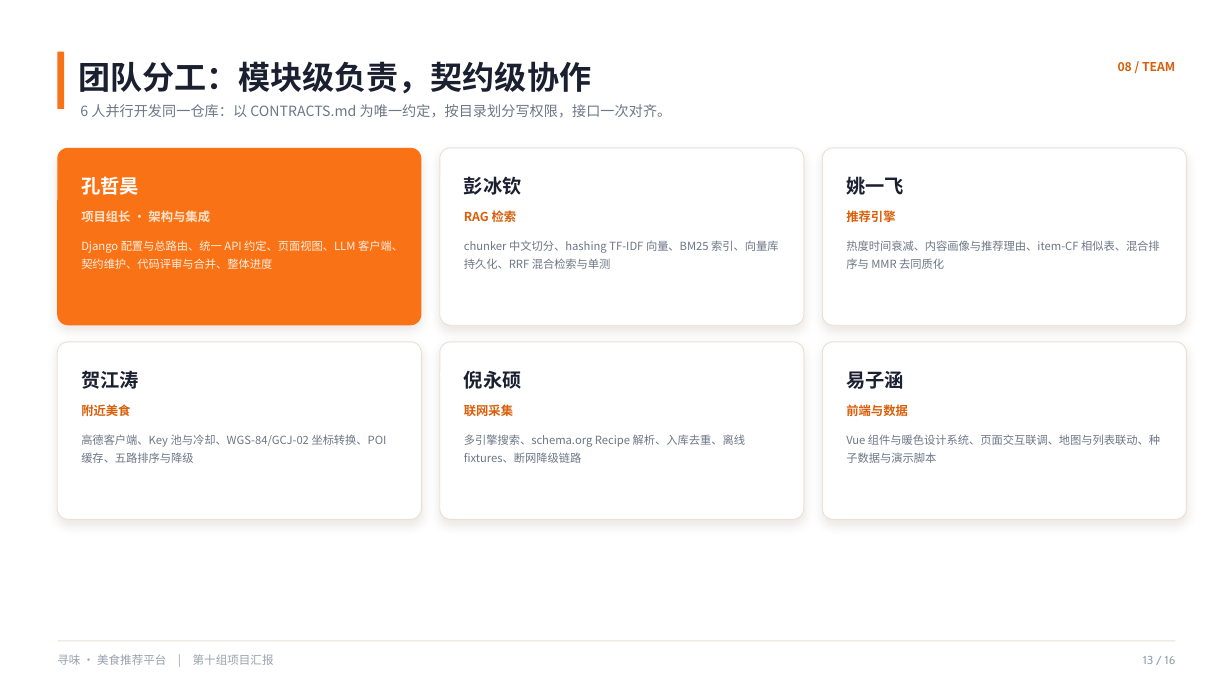
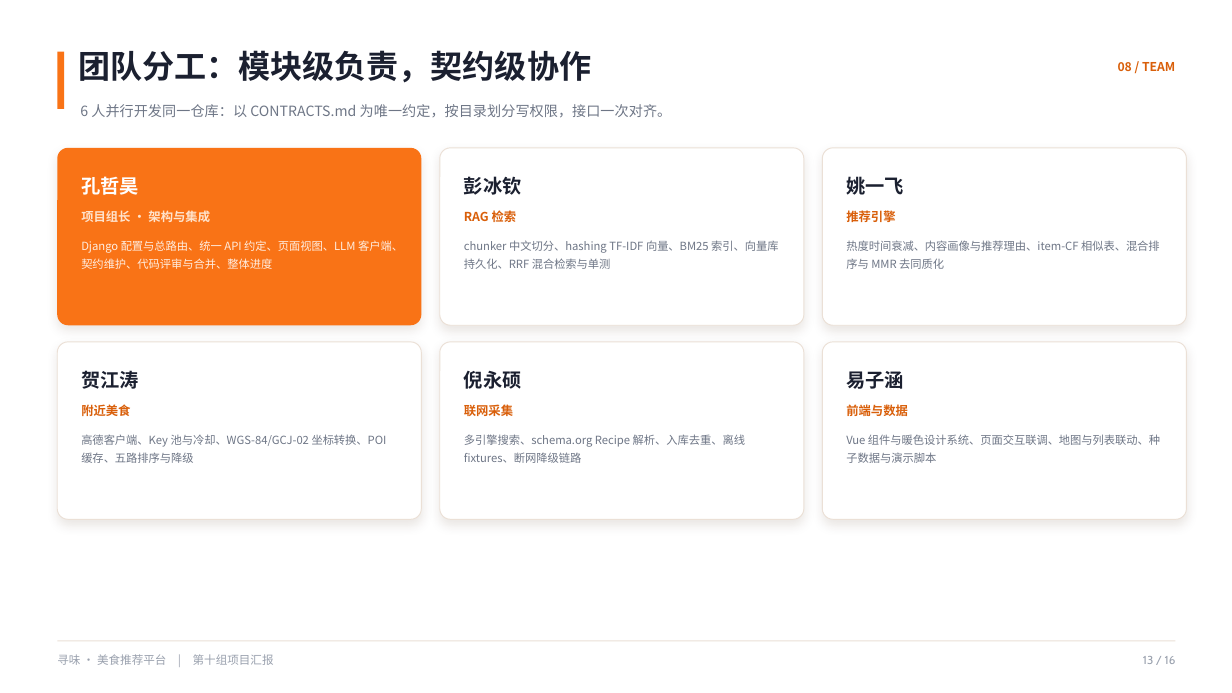
Before and after one commit to Drayee/foodrecommendationplatform, a slide deck: slide 13 of docs/寻味美食推荐平台-第十组-项目汇报.pptx. Drawn at 1232x693 pixels with LibreOffice and Linux fonts; fonts in the diff are those of the drawing. Boxes give left, top, right and bottom in pixels: in the first picture for what was removed or moved away, otherwise in the second. Text is boxed around its words. In the diff, an @@ line names an element or a change of style, - is before the commit and + after.

```diff
--- a/docs/寻味美食推荐平台-第十组-项目汇报.pptx
+++ b/docs/寻味美食推荐平台-第十组-项目汇报.pptx
@@ text "团队分工：模块级负责，契约级协作" at [79,50,592,83]: line spacing 1.28 to 1.05 @@
```
Also in this commit, not shown: 13 other slides changed, 3 other files.
